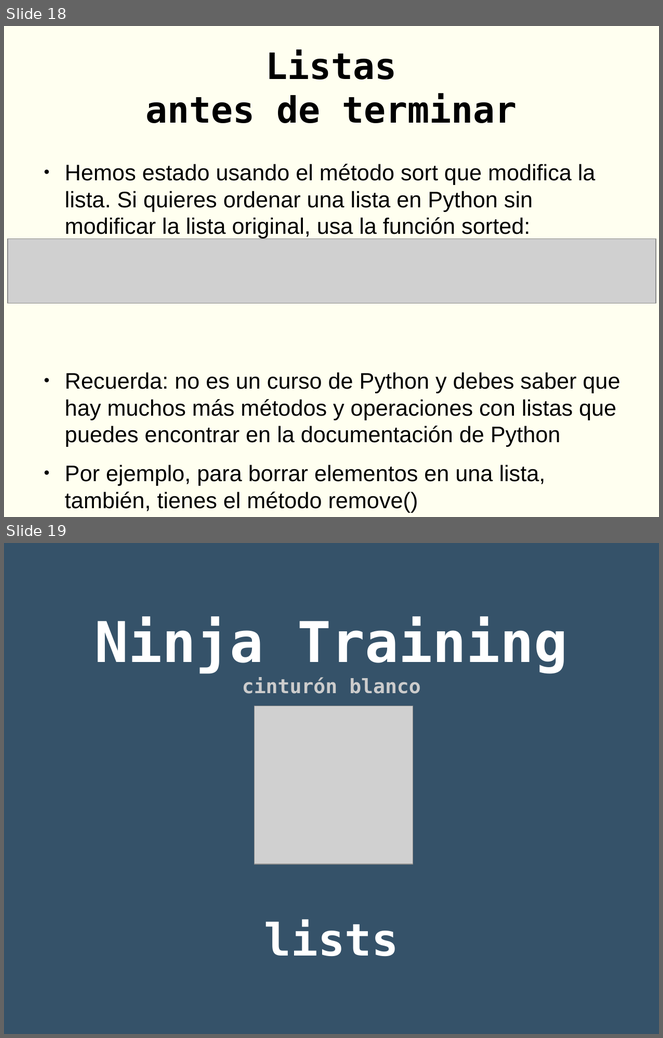
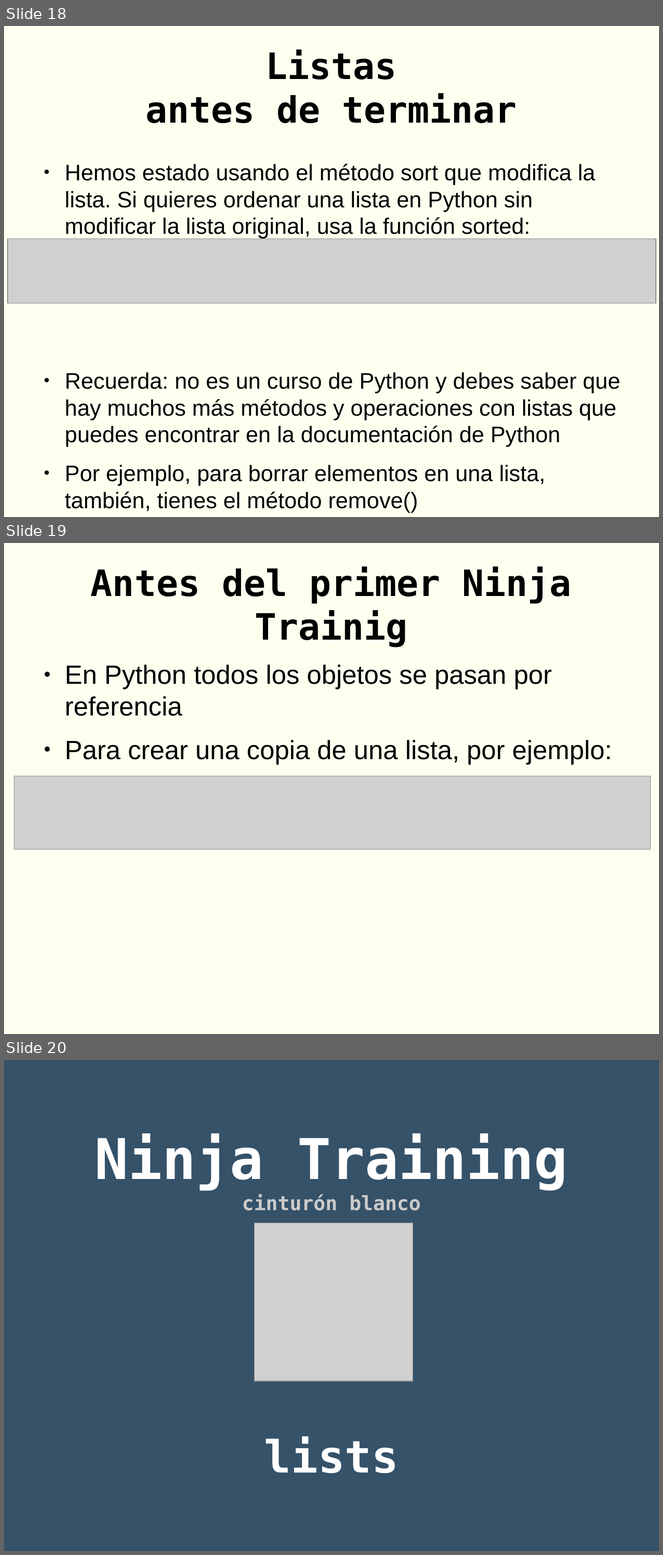
Before and after one commit to rgmf/dwes, a slide deck: unidades/01_introduccion_a_python/presentacion/03_lists_stacks_sets.odp. Shown one above the other, each under a label of ours: slides 18 and 19 before the commit, slides 18, 19 and 20 after it. The pictures are 663x1038 and 663x1555 pixels, drawn with LibreOffice and Linux fonts; fonts in the diff are those of the drawing; grey boxes stand for pictures. Boxes give left, top, right and bottom in pixels: in the first picture for what was removed or moved away, otherwise in the second. Text is boxed around its words. In the diff, an @@ line names an element or a change of style, - is before the commit and + after.

Commit message:
Unit 1: fixed ninja training mistakes.

```diff
--- a/unidades/01_introduccion_a_python/presentacion/03_lists_stacks_sets.odp
+++ b/unidades/01_introduccion_a_python/presentacion/03_lists_stacks_sets.odp
@@ slide 19 added at <box>4,543,659,1034</box>, background #FFFFF0 @@
@@ title added at <box>91,567,572,648</box>, 44 pt, text #000000, bold @@
+Antes del primer Ninja Trainig
@@ text added at <box>65,665,612,765</box>, 32 pt, text #000000 @@
+● En Python todos los objetos se pasan por referencia
+● Para crear una copia de una lista, por ejemplo:
@@ picture added at <box>14,776,651,850</box> @@
@@ what was slide 19 is now slide 20 @@
```
Also in this commit, not shown: 6 other files.
